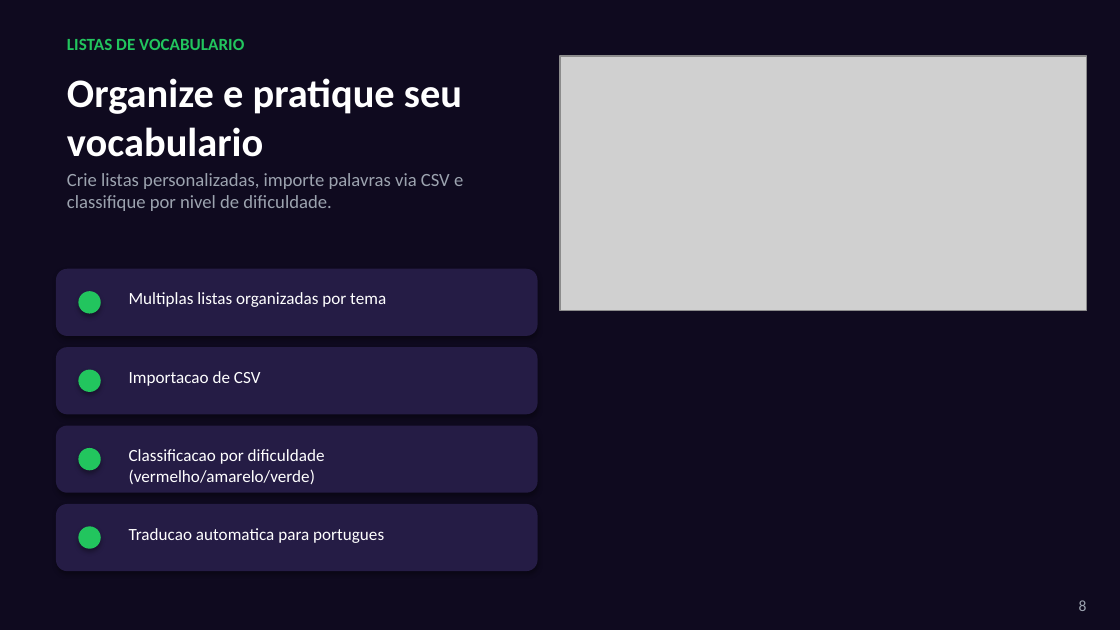
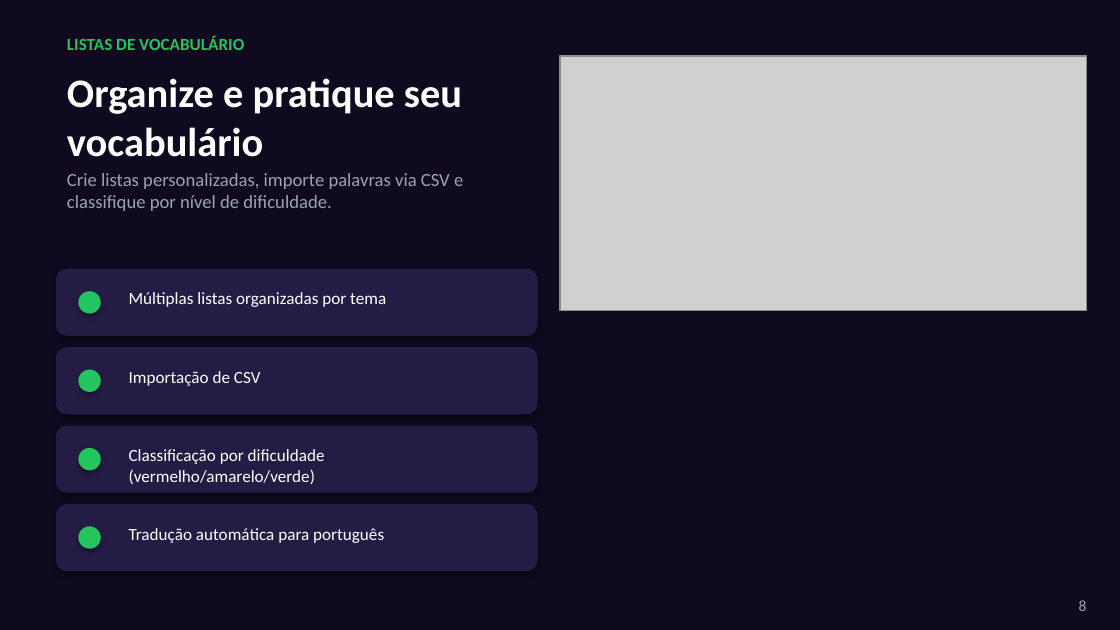
Before and after one commit to ImmoNeural/Correctmemycleverbot, a slide deck: slide 8 of CorrectMe_Apresentacao.pptx. Drawn at 1120x630 pixels with LibreOffice and Linux fonts; fonts in the diff are those of the drawing; grey boxes stand for pictures. Boxes give left, top, right and bottom in pixels: in the first picture for what was removed or moved away, otherwise in the second. Text is boxed around its words. In the diff, an @@ line names an element or a change of style, - is before the commit and + after.

```diff
--- a/CorrectMe_Apresentacao.pptx
+++ b/CorrectMe_Apresentacao.pptx
@@ text at [67, 36, 244, 50]: text changed @@
-LISTAS DE VOCABULARIO
+LISTAS DE VOCABULÁRIO
@@ text at [67, 78, 462, 157]: text changed @@
-Organize e pratique seu vocabulario
+Organize e pratique seu vocabulário
@@ text at [129, 292, 386, 307]: text changed @@
-Multiplas listas organizadas por tema
+Múltiplas listas organizadas por tema
@@ text at [129, 371, 261, 386]: text changed @@
-Importacao de CSV
+Importação de CSV
@@ text at [129, 449, 325, 484]: text changed @@
-Classificacao por dificuldade (vermelho/amarelo/verde)
+Classificação por dificuldade (vermelho/amarelo/verde)
@@ text at [129, 528, 384, 543]: text changed @@
-Traducao automatica para portugues
+Tradução automática para português
```
Also in this commit, not shown: 14 other slides changed, 1 other file.
